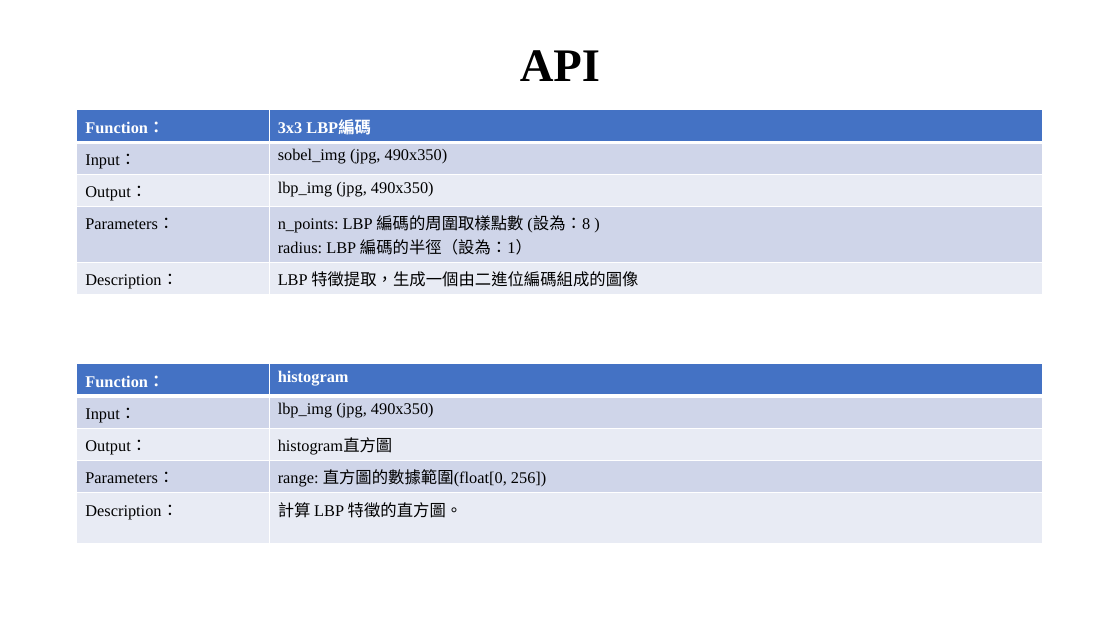
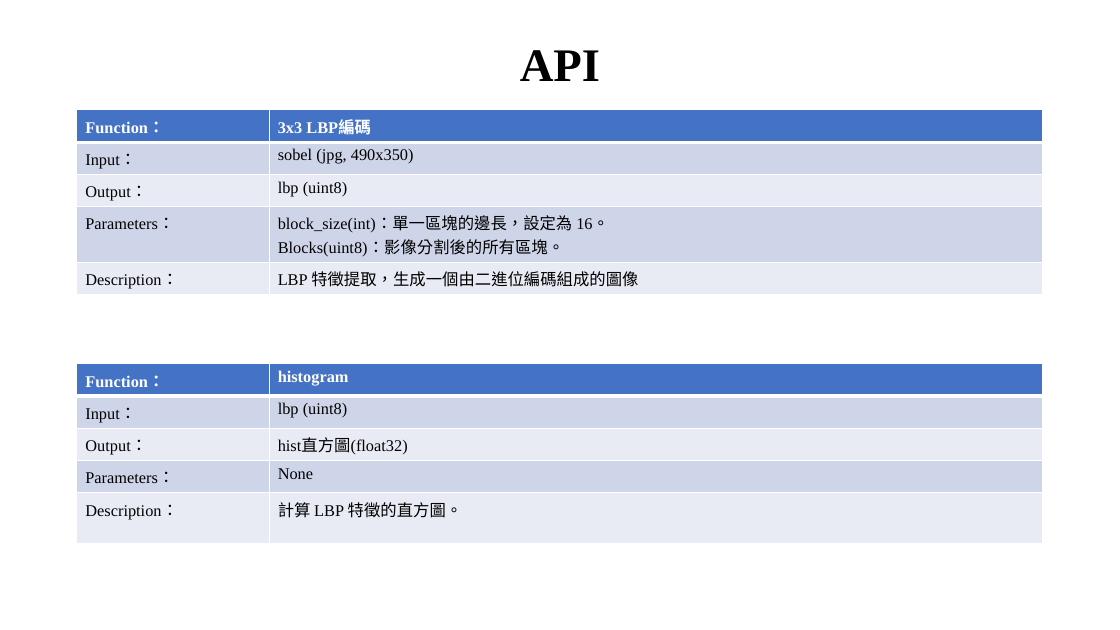
Before and after one commit to xup6tp6u4/Image-processing, a slide deck: slide 6 of 馬路分割_F112112136_林宸毅.pptx. Drawn at 1120x630 pixels with LibreOffice and Linux fonts; fonts in the diff are those of the drawing; background and template pictures are left out. Boxes give left, top, right and bottom in pixels: in the first picture for what was removed or moved away, otherwise in the second. Text is boxed around its words. In the diff, an @@ line names an element or a change of style, - is before the commit and + after.

Commit message:
嵌入式影像處理-馬路分割

```diff
--- a/馬路分割_F112112136_林宸毅.pptx
+++ b/馬路分割_F112112136_林宸毅.pptx
@@ table at box(77, 110, 1044, 293) @@
-row 2, column 2: sobel_img (jpg, 490x350)
+row 2, column 2: sobel (jpg, 490x350)
-row 3, column 2: lbp_img (jpg, 490x350)
+row 3, column 2: lbp (uint8)
-row 4, column 2: n_points: LBP 編碼的周圍取樣點數 (設為：8 ) / radius: LBP 編碼的半徑（設為：1）
+row 4, column 2: block_size(int)：單一區塊的邊長，設定為 16。 / Blocks(uint8)：影像分割後的所有區塊。
@@ table at box(77, 364, 1044, 540) @@
-row 2, column 2: lbp_img (jpg, 490x350)
+row 2, column 2: lbp (uint8)
-row 3, column 2: histogram直方圖
+row 3, column 2: hist直方圖(float32)
-row 4, column 2: range: 直方圖的數據範圍(float[0, 256])
+row 4, column 2: None
```
Also in this commit, not shown: 5 other slides changed, 1 slide added.
